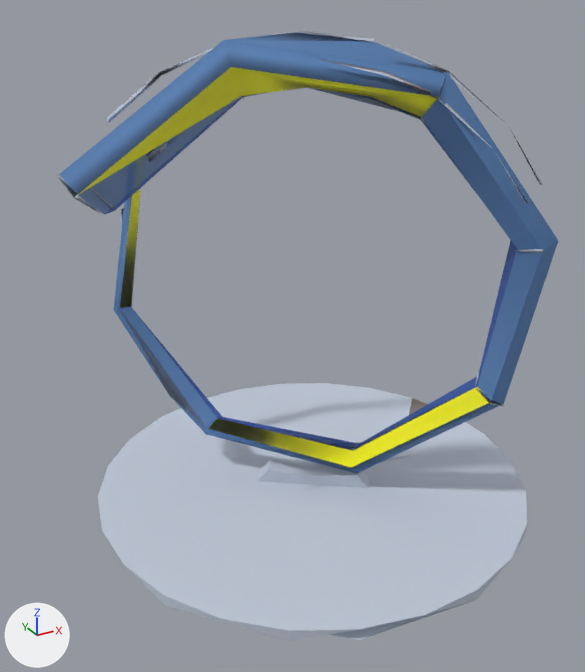
The glTF model public/twins/chatt/models/public-sculpture.glb, before and after one commit.
One viewpoint serves both versions: a 50 mm camera at (-4.66, -8.37, 6.79) aimed at (-0.08, -0.05, 2.63). Lighting does not change. The marker at lower left points along +X, +Y and +Z. The picture after the commit comes second. Where no turn or scale is listed for an object, it has been applied to the vertices. Vertices at exactly the same position are counted once.
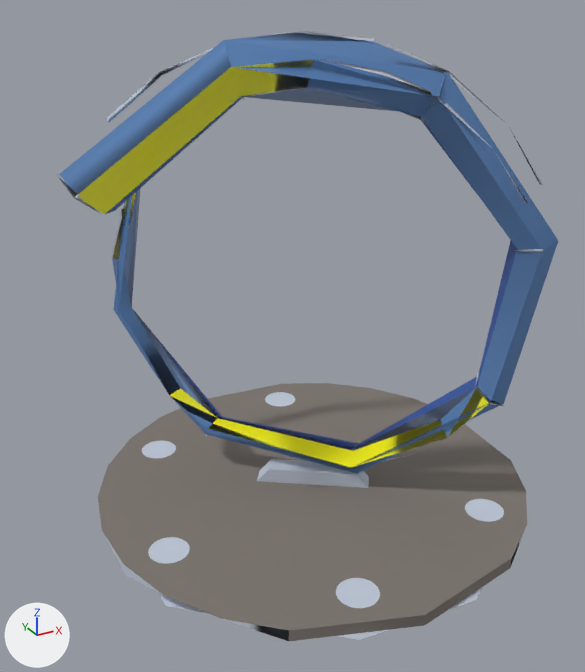
Pixel boxes [x1, y1, x2, y2] of what changed, in the pictures (585 x 672 px; the box of a moved part takes in the faces that stretch with it):
part 1 of me_mesh_1, reshaped: before [78, 67, 541, 467]; after [78, 59, 542, 468]
part 2 of me_mesh_2, moved or reshaped: before [127, 384, 527, 641]; after [104, 384, 526, 641]
part 3 of me_mesh_2, surface changed (darker): [98, 383, 527, 631] in both

The edits, one by one:
me_mesh_1 is used by ob_mesh_1; location (0.28, 0.06, 3.33).
me_mesh_1 had 64 vertices, 144 faces and spanned x -2.9..2.22, y -2.02..2.2, z -2.95..2.95.
me_mesh_1 now has 74 vertices, 157 faces and spans x -2.9..2.22, y -2.02..2.2, z -2.95..2.95.
Part 1, on me_mesh_1:
1 vertex is removed from x 0.11, y -0.99, z 2.32.
18 faces are deleted.
11 vertices are added at x -1.98..1.38, y -1.22..2.14, z -2.12..2.72.
31 new faces join them, mat_palettematerial003 (picture img_palettebasecolor).
me_mesh_2 is used by ob_mesh_2; location (0.4, 0.26, 0.19).
me_mesh_2 had 217 vertices, 421 faces and spanned x -3.04..3.04, y -3.04..3.04, z -0.19..0.19.
me_mesh_2 now has 188 vertices, 364 faces and spans x -3.04..3.0, y -3.04..3.0, z -0.19..0.19.
Part 2, on me_mesh_2:
34 vertices are removed from x -2.76..3.04, y -3.0..3.04, z -0.19..0.17.
285 faces are deleted.
4 vertices move from x -2.62..2.19, y -1.61..2.13, z -0.03 to x -2.29..2.33, y -1.96..2.57, z -0.03.
5 vertices are added at (1.29, -2.76, -0.19), (-3.0, -0.53, -0.19), (-1.29, 2.76, -0.19), (-0.26, -3.04, -0.19), (-0.71, -2.12, -0.03).
228 new faces join them.
me_mesh_2 part 3: 129 kept faces spanning x -3.04..3.0, y -3.04..3.0, z -0.03 get new texture (UV) coordinates.
